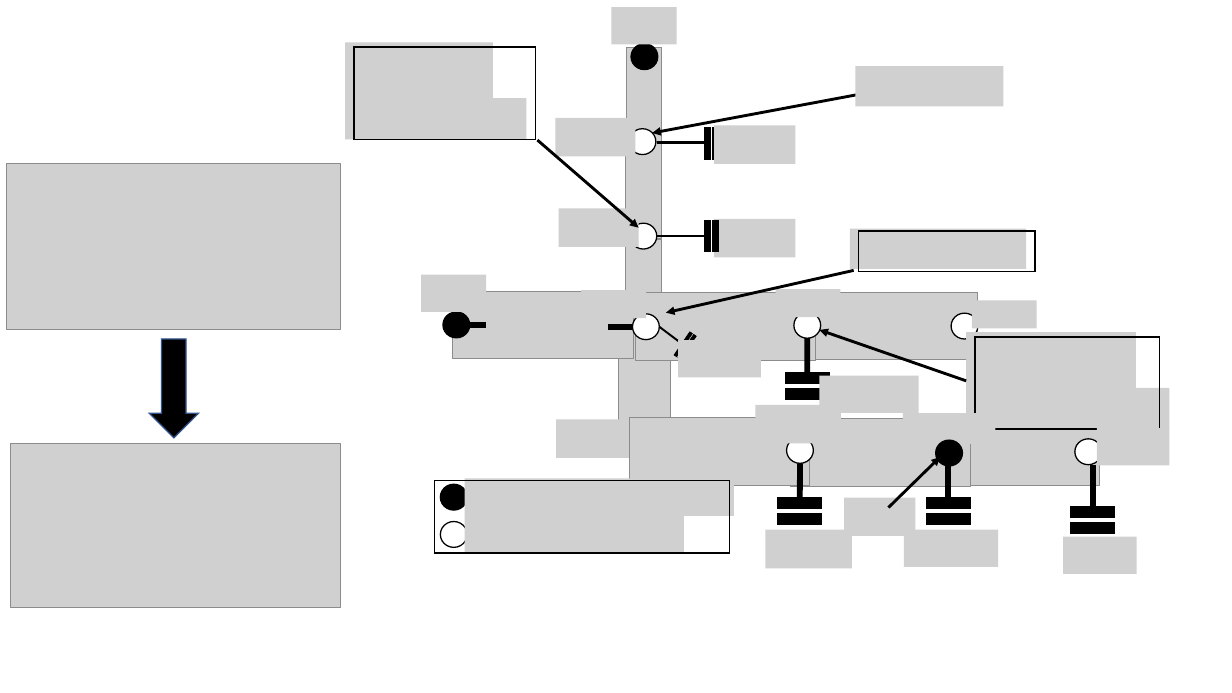
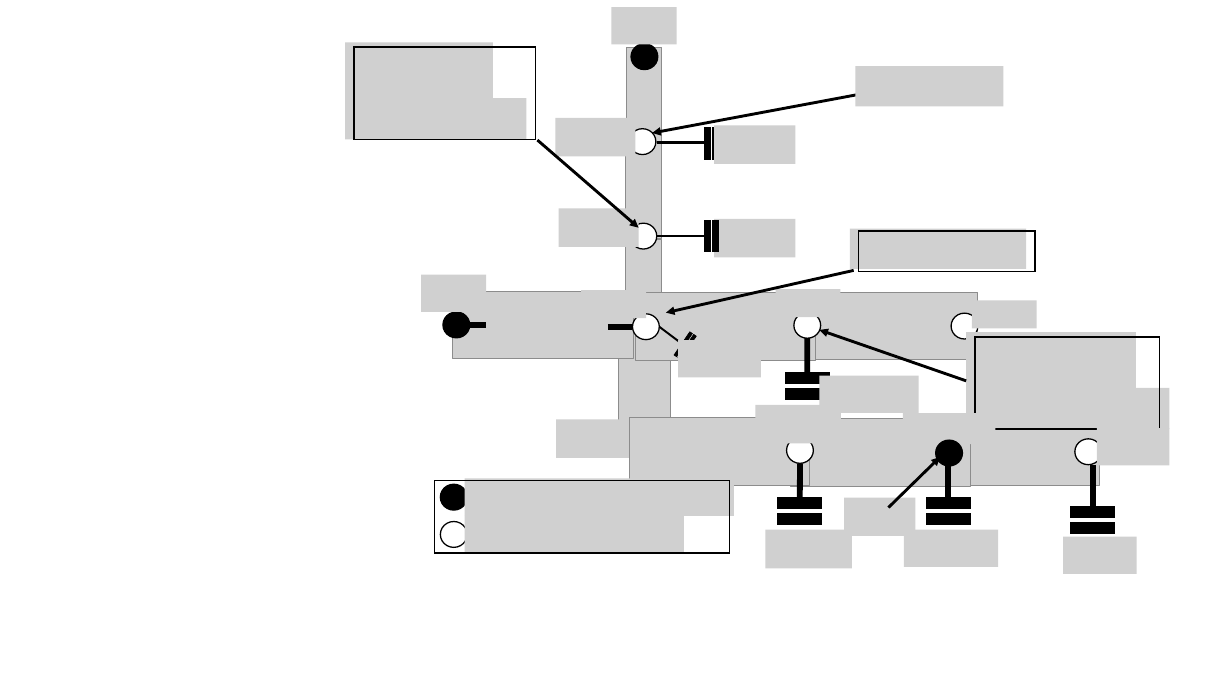
Before and after one commit to xixihaha1995/Hybrid_RC_GGMR, a slide deck: slide 2 of writing/rc_network.pptx. Drawn at 1232x693 pixels with LibreOffice and Linux fonts; fonts in the diff are those of the drawing; grey boxes stand for pictures. Boxes give left, top, right and bottom in pixels: in the first picture for what was removed or moved away, otherwise in the second. Text is boxed around its words. In the diff, an @@ line names an element or a change of style, - is before the commit and + after.

```diff
--- a/writing/rc_network.pptx
+++ b/writing/rc_network.pptx
@@ picture removed at [6,164,340,330] @@
@@ down arrow removed at [150,339,199,438] @@
@@ picture removed at [11,444,341,608] @@
```
Also in this commit, not shown: 1 other slide changed, 1 slide added, 10 other files.
